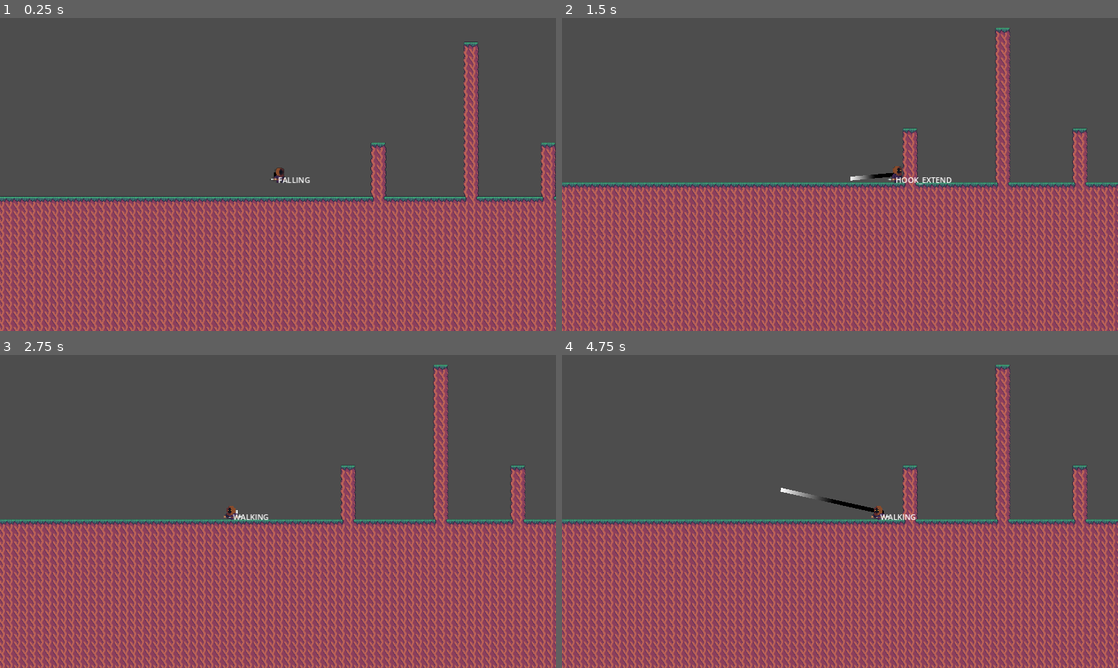
Above: before the commit, frames 1-4 (two rows, left to right).
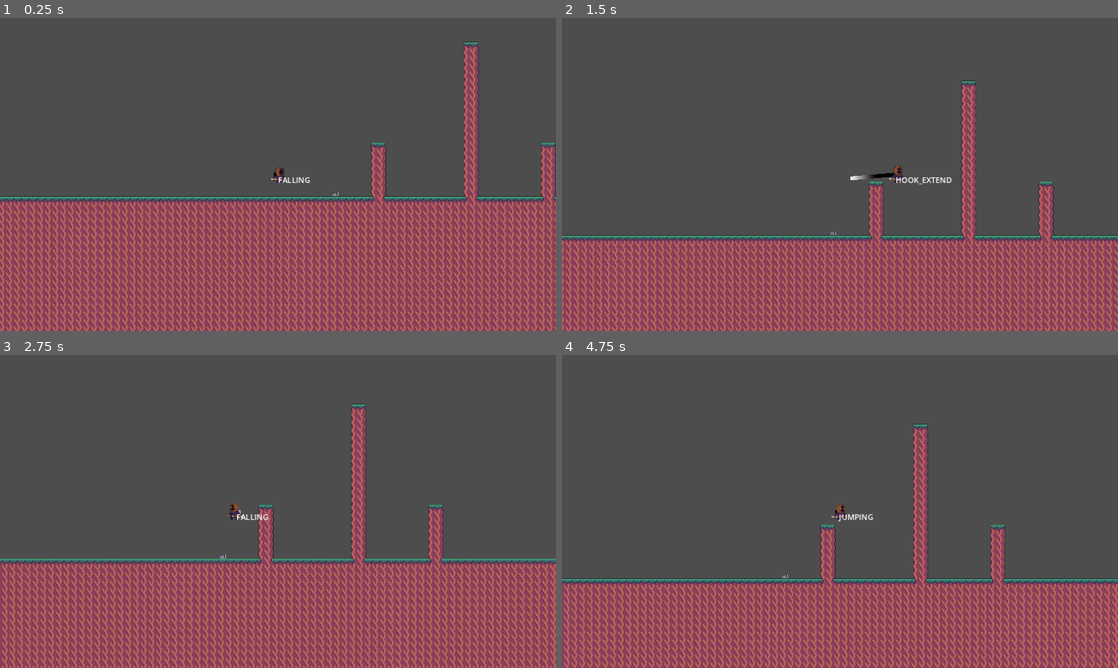
Above: after the commit, the same moments.

Repository: remsto/Projet-Hooke-Godot
Game: Godot game, scene res://main.tscn
Two runs of this game, one before a commit and one after it. Both use one fixed random seed, a clock stepped at 60 frames per second and the inputs below.
Inputs (mouse positions are in pixels of both pictures, inside the frame that each line leads up to):
- Up to frame 1 (0.25 s): no input
- Up to frame 2 (1.5 s): move the mouse to (962, 158) at 0.52 s; hold Space (jump) 0.53-1.28 s; hold D (right) from 0.53 s (still down); move the mouse to (728, 190) at 1.27 s; tap X (hook) at 1.35 s
- Up to frame 3 (2.75 s): tap Space (jump) at 1.52, 1.55, 1.82 s; move the mouse to (333, 442) at 2.02 s; release D (right) at 2.03 s; hold A (left) from 2.03 s (still down); hold Space (jump) from 2.03 s (still down)
- Up to frame 4 (4.75 s): move the mouse to (812, 574) at 2.77 s; release A (left) at 2.78 s; release Space (jump) at 2.78 s; hold D (right) 2.78-4.28 s; tap X (hook) at 2.85, 4.35 s; tap Space (jump) at 3.02, 3.05, 3.32, 4.52, 4.55 s; move the mouse to (1006, 558) at 3.52 s; hold Space (jump) 3.53-4.28 s; move the mouse to (673, 464) at 4.27 s; hold A (left) from 4.28 s (still down)

The runs differ from the first frame. In frame 1, less than 0.1% of the frame differs, in the area x 59-62%, y 55-57%; in frame 2, 39%; in frame 3, 38%; in frame 4, 41%, in the area x 0-100%, y 3-100%.

Commit message:
reworked ground_jump
Ground jump is now a parallel independant state, instead of being an exclusive state as the others

Diff:
--- a/level.tscn
+++ b/level.tscn
@@ -14,7 +14,7 @@
 script = ExtResource("1_o128b")
 
 [node name="TileMap" parent="." instance=ExtResource("1_41rvv")]
-layer_0/tile_data = PackedInt32Array(2555958, 131073, 2, 249 …(59222 unchanged characters)… 983074, 1, 1, 917538, 1, 1, 852002, 1, 0)
+layer_0/tile_data = PackedInt32Array(2555958, 131073, 2, 249 …(59222 unchanged characters)… 983074, 1, 1, 917538, 1, 1, 852002, 1, 0, 1245191, 327681, 5)
 
 [node name="Player" parent="." instance=ExtResource("2_m7yv8")]
 position = Vector2(0, 208)
--- a/player.gd
+++ b/player.gd
@@ -1,13 +1,17 @@
 extends CharacterBody2D
 
 const ACCEL = 200.0
+const AIR_IDLE_ACCEL = ACCEL/20.0
 const SPEED = 300.0
-const JUMP_VELOCITY = -600.0
+const JUMP_VELOCITY = -800.0
 const JUMP_BUFFER_SIZE = 6
 const GROUND_BUFFER_SIZE = 6
+const JUMP_DIVIDE = 3.0
+const BOOST_MULT = 1.5
 enum State {IDLE, WALKING, # Grounded states
-			GROUND_JUMPING, JUMPING, FALLING, # Airborne states
-			HOOK_EXTEND, HOOK_PULL} # Hook states
+			JUMPING, FALLING, # Airborne states
+			HOOK_EXTEND, HOOK_PULL, # Hook states
+			WALL_SLIDING, WALL_CLINGED} # Wall states
 
 # Get the gravity from the project settings to be synced with RigidBody nodes.
 var gravity = ProjectSettings.get_setting("physics/2d/default_gravity")
@@ -52,7 +56,6 @@
 	var direction = Input.get_axis("left", "right")
 	var does_jump = process_bool_buffer(jump_buffer, Input.is_action_just_pressed("jump"))
 	var does_be_floor = process_bool_buffer(ground_buffer, is_on_floor())
-	var does_ground_jump = false
 	# Determine the state on simple conditions
 	if $Hook.is_extending:
 		state = State.HOOK_EXTEND
@@ -64,14 +67,21 @@
 		else:
 			state = State.IDLE
 	else: # Not on floor
-		if velocity.y < 0 and state == State.GROUND_JUMPING and \
-		(Input.is_action_pressed("jump") or Input.is_action_just_released("jump")):
-			state = State.GROUND_JUMPING
-		elif velocity.y < 0:
+		if velocity.y < 0:
 			state = State.JUMPING
 		else:
 			state = State.FALLING
-	$Label.text = State.keys()[state]
+	# Handle the "ground jump" for jump variation ONLY form the ground
+	if state == State.JUMPING and is_ground_jumping and\
+	 (Input.is_action_pressed("jump") or Input.is_action_just_released("jump")):
+		is_ground_jumping = true
+	else:
+		is_ground_jumping = false
+
+
+
+	# DEBUG purpose (state)
+	$Label.text = State.keys()[state] + (" ground_jump" if is_ground_jumping else "")
 	# Update the animation
 	$AnimatedSprite2D.flip_h = velocity.x < 0
 	if state == State.WALKING:
@@ -87,38 +97,37 @@
 			velocity.y = JUMP_VELOCITY
 			reset_bool_buffer(jump_buffer)
 			reset_bool_buffer(ground_buffer)
-			state = State.GROUND_JUMPING
-			does_ground_jump = true
+			is_ground_jumping = true
 		if not direction: # Deceleration
 			velocity.x = move_toward(velocity.x, 0, ACCEL)
-	if state in [State.JUMPING, State.FALLING, State.GROUND_JUMPING]: # Handle Gravity airborne
+	if state in [State.JUMPING, State.FALLING]: # Handle Gravity airborne
 		velocity.y += gravity * delta
+		# Jump variation
+		if is_ground_jumping and Input.is_action_just_released("jump"):
+			velocity.y /= JUMP_DIVIDE
 		# Handle direction airborne: move only if does not "slow down" the character
 		if direction and (direction*velocity.x < SPEED):
 			velocity.x = move_toward(velocity.x, direction*SPEED, ACCEL)
 		if not direction: # Deceleration
-			velocity.x = move_toward(velocity.x, 0, ACCEL)
-	if state in [State.GROUND_JUMPING]: # Handle Jump Variations
-		if Input.is_action_just_released("jump"):
-			velocity.y /= 3.0
+			velocity.x = move_toward(velocity.x, 0, AIR_IDLE_ACCEL)
 	if state in [State.FALLING]:
 		if does_be_floor and does_jump: # Handle the "roll jump"
 			velocity.y = JUMP_VELOCITY
 			reset_bool_buffer(jump_buffer)
 			reset_bool_buffer(ground_buffer)
-			state = State.GROUND_JUMPING
-			does_ground_jump = true
+			is_ground_jumping = true
 	if state in [State.HOOK_EXTEND]:
 		set_velocity(Vector2(0.0, 0.0))
 	if state in [State.HOOK_PULL]:
 		velocity = $Hook.hook_speed * $Hook.hook_direction
 		if does_jump:
 				$Hook.reset_hook()
+				velocity *= BOOST_MULT
 				velocity.y = min(JUMP_VELOCITY, velocity.y)
 				reset_bool_buffer(jump_buffer)
 				reset_bool_buffer(ground_buffer)
 
-	if move_and_slide():
+	if get_last_slide_collision():
 		# Check if tile collided is fatal. Maybe too compplicated, is there a simpler way ?
 		var collider = get_last_slide_collision().get_collider()
 		if collider is TileMap:
@@ -127,3 +136,4 @@
 			var cell_tile_data = collider.get_cell_tile_data(0, tilemap_collision_pos)
 			if cell_tile_data and cell_tile_data.get_custom_data("fatal"):
 				death.emit()
+	move_and_slide()
Not shown, changed: roadmap.md
